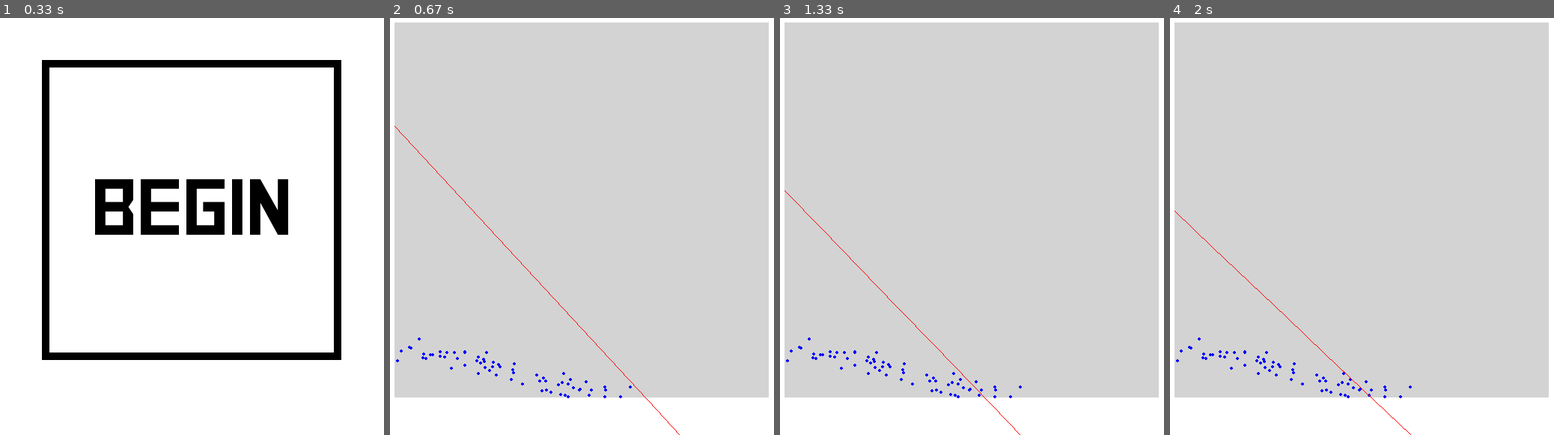
Above: before the commit, frames 1-4 (left to right).
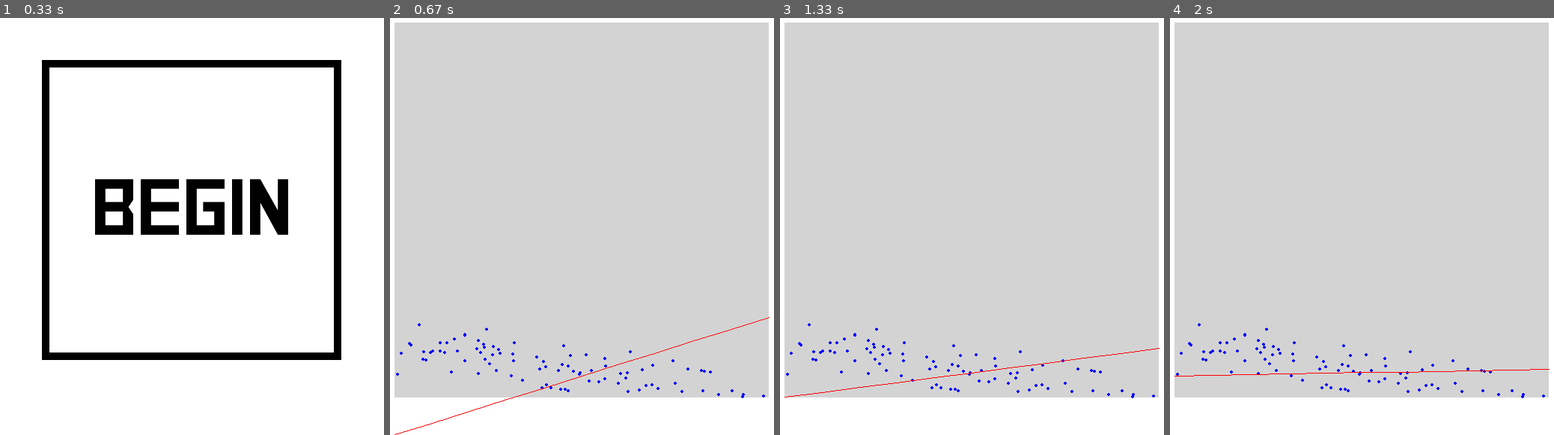
Above: after the commit, the same moments.

Repository: AndyyTaylor/Yr12Major
Game: pygame game, started from main.py
The game is run twice, just before and just after one commit, with the same random seed, the same clock (stepped at 60 frames per second) and the same inputs.
Inputs (mouse positions are in pixels of both pictures, inside the frame that each line leads up to):
- Up to frame 1 (0.33 s): no input
- Up to frame 2 (0.67 s): click (582, 209) at 0.38 s
- Up to frame 3 (1.33 s): no input
- Up to frame 4 (2 s): no input

Frame 1 is identical in both runs. In frame 2, 0.9% of the frame differs, in the area x 1-99%, y 25-100%; in frame 3, 0.9%; in frame 4, 0.9%.

Commit message:
Cost function + Vectorized BGD

Diff:
--- a/src/ml/agents/linearregression/LinearRegression.py
+++ b/src/ml/agents/linearregression/LinearRegression.py
@@ -4,11 +4,22 @@
 class LinearRegression():
 
     def __init__(self):
-        self.params = np.zeros(2)
-        self.params[1] = 1
+        self.params = np.zeros((2, 1))
+        self.params[0] = 1
 
     def on_update(self, points):
-        self.BGD(points)
+        X = np.zeros((len(points), 2))
+        y = np.zeros((len(points), 1))
+
+        for i in range(len(points)):
+            X[i, 0] = 1
+            X[i, 1] = points[i].getX()
+
+        for i in range(len(points)):
+            y[i, 0] = points[i].getY()
+
+        self.vectorizedBGD(X, y)
+        # self.BGD(points)
 
     def on_render(self, screen, plot):
         plot.renderFunction(screen, self.func)
@@ -20,5 +31,18 @@
         bgrad = 1.0/len(points) * sum([self.func(points[i].getX()) - points[i].getY() for i in range(len(points))])
         mgrad = 1.0/len(points) * sum([(self.func(points[i].getX()) - points[i].getY()) * points[i].getX() for i in range(len(points))])
 
-        self.params[0] -= 0.05 * bgrad
-        self.params[1] -= 0.05 * mgrad
+        self.params[0] -= 0.2 * bgrad
+        self.params[1] -= 0.2 * mgrad
+
+    def vectorizedBGD(self, X, y):
+        pred = X.dot(self.params)
+
+        err = np.square(np.subtract(pred, y))
+        J = 1.0 / (2*len(y)) * np.sum(err)
+
+        print(J)
+
+        alpha = 0.2
+        new_params = np.subtract(self.params, (alpha / len(y)) * (X.T.dot(np.subtract(pred, y))))
+
+        self.params = new_params
--- a/src/ml/environments/lineardataset/MainState.py
+++ b/src/ml/environments/lineardataset/MainState.py
@@ -12,10 +12,10 @@
         super().__init__("LinearData", "Environments")
 
         self.x_range = [0, 1]
-        self.y_range = [0, 1]
+        self.y_range = [0, 0.5]
 
         self.params = [random.uniform(self.y_range[0], self.y_range[1]),
-                       random.uniform(-1, 1)]
+                       random.uniform(-0.3, 0.3)]
 
         self.data_hander = DataHandler(self.gen_point, 100)
         self.plot = Plot(50, 50, 500, 500, self.x_range, self.y_range)
